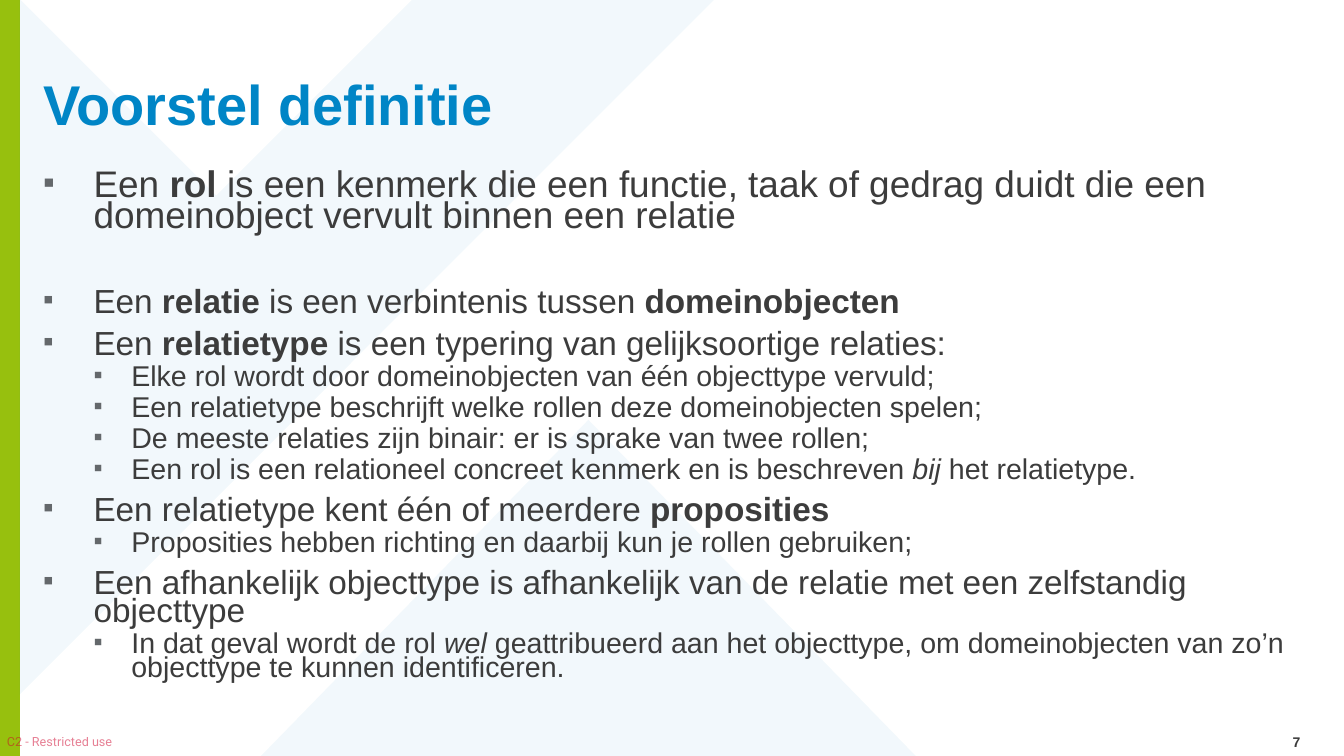
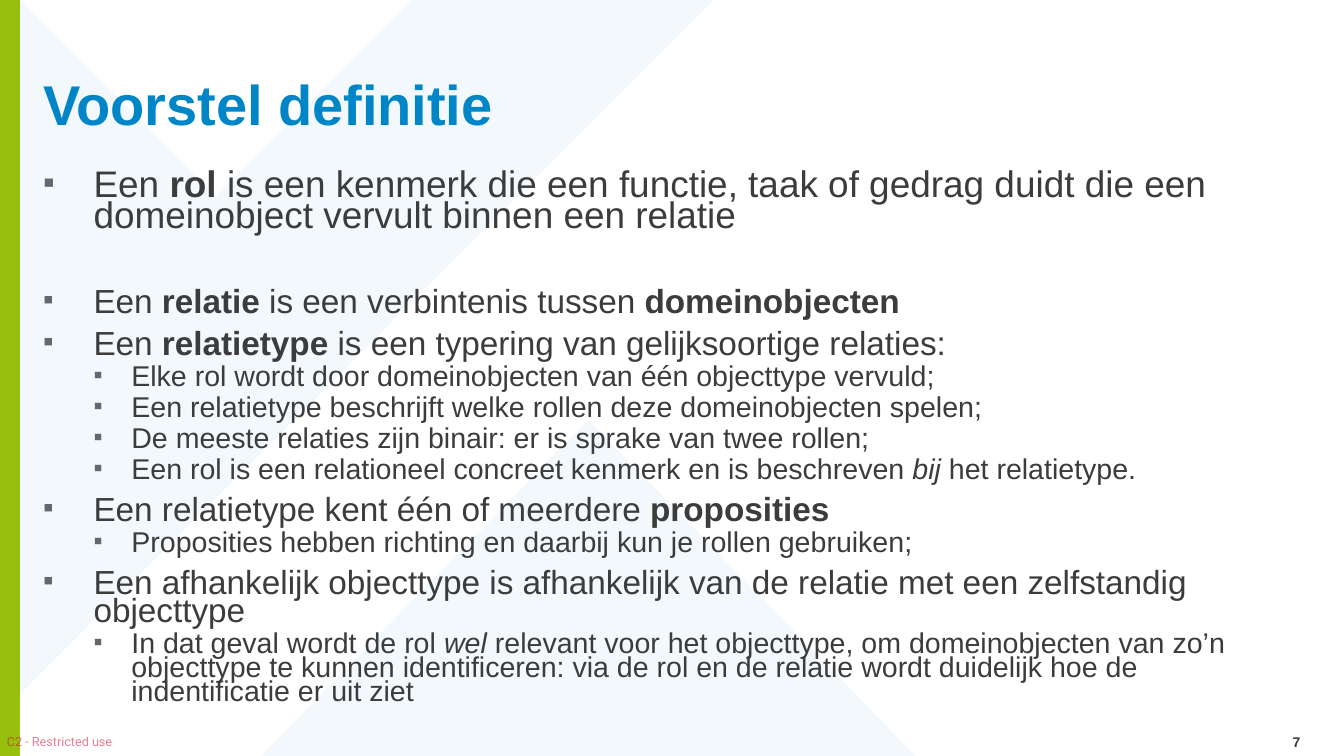
Before and after one commit to Geonovum/mim-metamodel, a slide deck: slide 7 of werkomgeving/presentaties/20251114-MIM relaties.pptx. Drawn at 1344x756 pixels with LibreOffice and Linux fonts; fonts in the diff are those of the drawing; background and template pictures are left out. Boxes give left, top, right and bottom in pixels: in the first picture for what was removed or moved away, otherwise in the second. Text is boxed around its words. In the diff, an @@ line names an element or a change of style, - is before the commit and + after.

```diff
--- a/werkomgeving/presentaties/20251114-MIM relaties.pptx
+++ b/werkomgeving/presentaties/20251114-MIM relaties.pptx
@@ text at bbox=[131, 632, 1225, 702]: text changed @@
-  ▪ In dat geval wordt de rol wel geattribueerd aan het objecttype, om domeinobjecten van zo’n objecttype te kunnen identificeren.
+  ▪ In dat geval wordt de rol wel relevant voor het objecttype, om domeinobjecten van zo’n objecttype te kunnen identificeren: via de rol en de relatie wordt duidelijk hoe de indentificatie er uit ziet
```
Also in this commit, not shown: 2 other slides changed.
